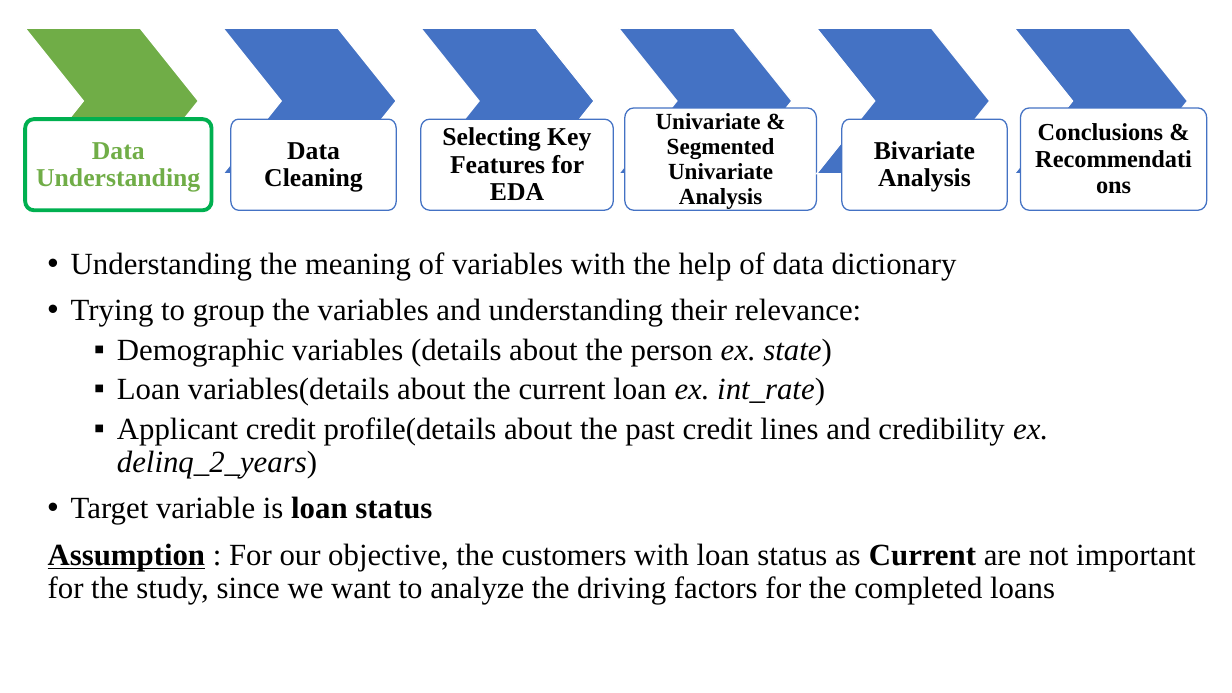
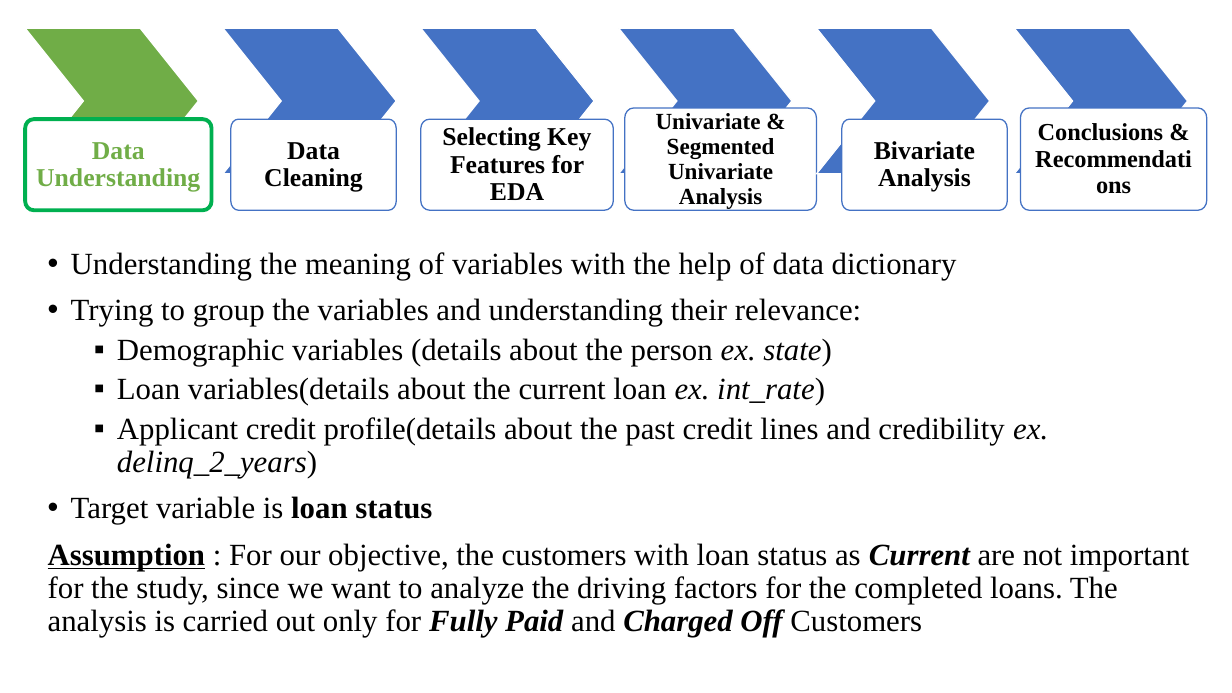
Before and after one commit to karthickchetti/LendingClubCaseStudy, a slide deck: slide 3 of LC_EDA.pptx. Drawn at 1232x693 pixels with LibreOffice and Linux fonts; fonts in the diff are those of the drawing. Boxes give left, top, right and bottom in pixels: in the first picture for what was removed or moved away, otherwise in the second. Text is boxed around its words. In the diff, an @@ line names an element or a change of style, - is before the commit and + after.

```diff
--- a/LC_EDA.pptx
+++ b/LC_EDA.pptx
@@ text at [48, 543, 1190, 637]: text changed @@
-Assumption : For our objective, the customers with loan status as Current are not important for the study, since we want to analyze the driving factors for the completed loans
+Assumption : For our objective, the customers with loan status as Current are not important for the study, since we want to analyze the driving factors for the completed loans. The analysis is carried out only for Fully Paid and Charged Off Customers
```
Also in this commit, not shown: 4 other slides changed, 6 slides added, 1 other file.
